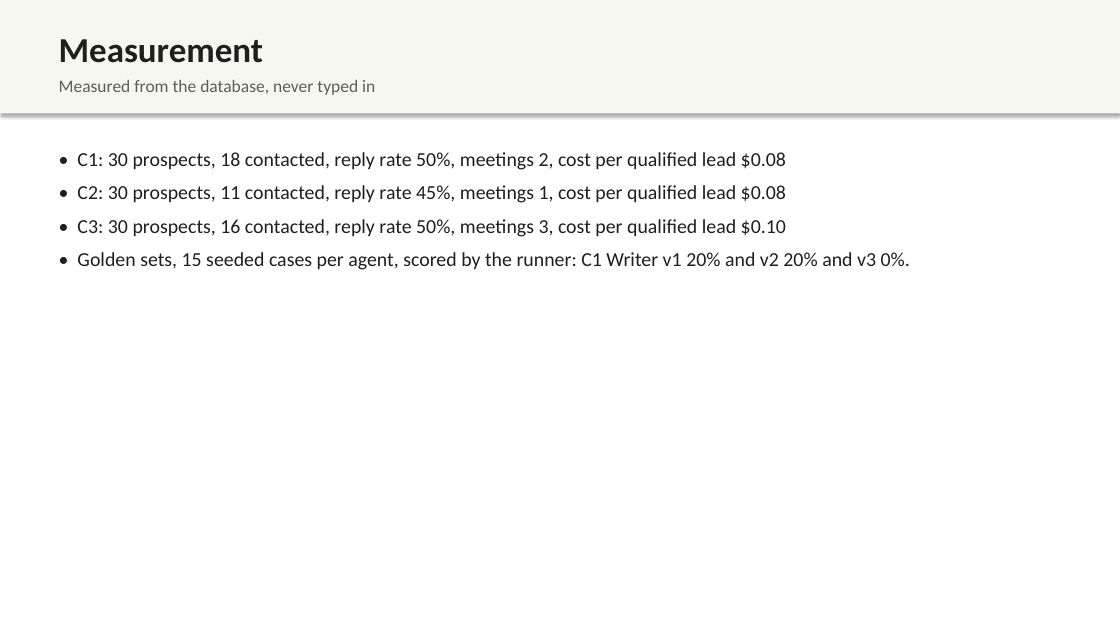
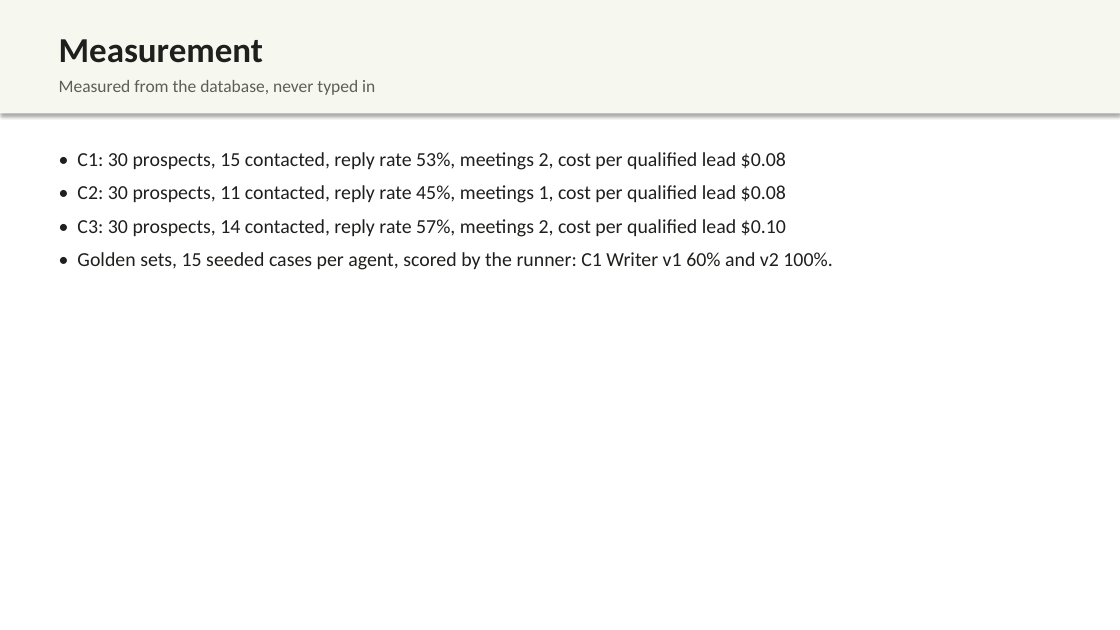
Before and after one commit to kiranG18/Buildathon-2026, a slide deck: slide 11 of docs/deck/Cadence.pptx. Drawn at 1120x630 pixels with LibreOffice and Linux fonts; fonts in the diff are those of the drawing. Boxes give left, top, right and bottom in pixels: in the first picture for what was removed or moved away, otherwise in the second. Text is boxed around its words. In the diff, an @@ line names an element or a change of style, - is before the commit and + after.

```diff
--- a/docs/deck/Cadence.pptx
+++ b/docs/deck/Cadence.pptx
@@ text at box(77, 152, 786, 170): text changed @@
-• C1: 30 prospects, 18 contacted, reply rate 50%, meetings 2, cost per qualified lead $0.08
+• C1: 30 prospects, 15 contacted, reply rate 53%, meetings 2, cost per qualified lead $0.08
@@ text at box(77, 219, 832, 270): text changed @@
-• C3: 30 prospects, 16 contacted, reply rate 50%, meetings 3, cost per qualified lead $0.10
-• Golden sets, 15 seeded cases per agent, scored by the runner: C1 Writer v1 20% and v2 20% and v3 0%.
+• C3: 30 prospects, 14 contacted, reply rate 57%, meetings 2, cost per qualified lead $0.10
+• Golden sets, 15 seeded cases per agent, scored by the runner: C1 Writer v1 60% and v2 100%.
```
Also in this commit, not shown: 1 other file.
